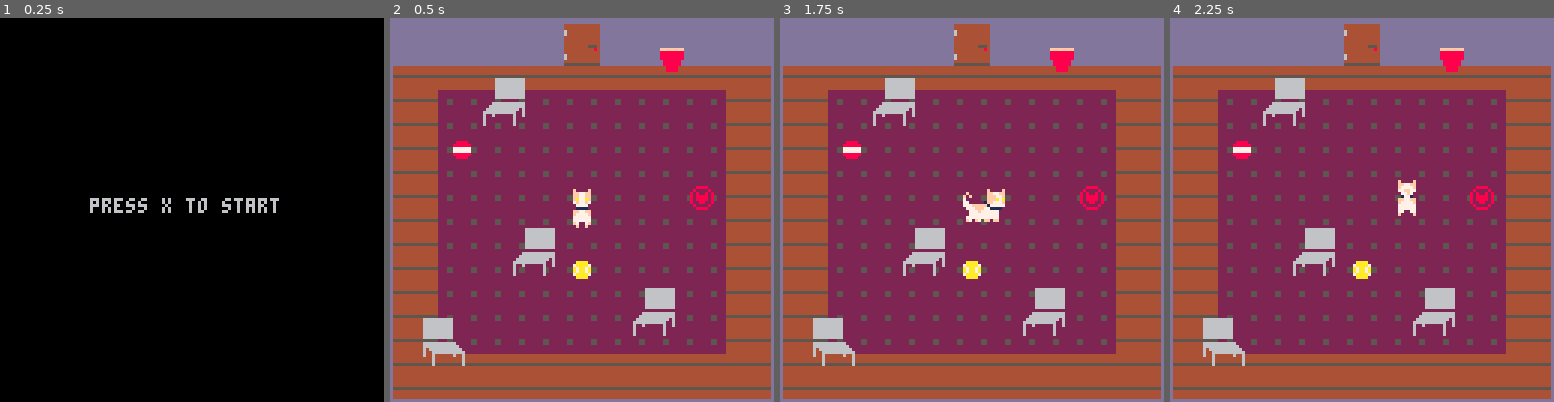
Above: before the commit, frames 1-4 (left to right).
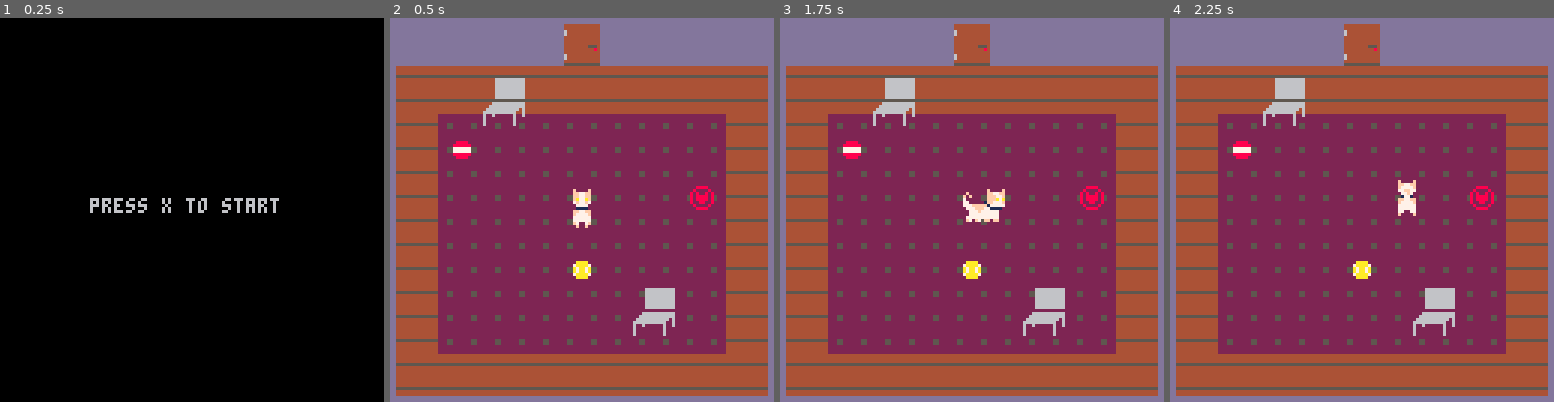
Above: after the commit, the same moments.

Repository: Mpgrime/GameDesign
Game: PICO-8 cartridge catgame.p8
Same seed, same stepped clock (60 frames per second), same inputs: the game is played once before the commit and once after it.
Inputs:
- Up to frame 1 (0.25 s): no input
- Up to frame 2 (0.5 s): tap X (X key) at 0.33 s
- Up to frame 3 (1.75 s): tap O (Z key) at 0.7, 1.7 s; tap X (X key) at 1.07 s; hold Right from 1.6 s (still down)
- Up to frame 4 (2.25 s): tap X (X key) at 1.85 s; release Right at 2.1 s; tap O (Z key) at 2.1 s; hold Up from 2.15 s (still down)

Frame 1 is identical in both runs. In frame 2, 8.1% of the frame differs, in the area x 0-100%, y 7-100%; in frame 3, 8.1%; in frame 4, 8.1%.

Commit message:
Updated button puzzle
The code around the button puzzle is outdated and needs to be merged with the most recent version. The map also has some new things

Diff:
--- a/catgame.p8
+++ b/catgame.p8
@@ -7,21 +7,114 @@
 
 --global variable
 flist = {0,0,0}
+--prevents btnp from repeating inputs
+--goes directly into memory
+poke(0x5f5c,255)
+
 
 function _init()
  title_init()
 end
 
-
 function _update()
 
 end
 
-
 function _draw()
 
 end
-
+-->8
+--[init tab]
+
+--start for title screen
+function title_init()
+	--states
+	_update = title_update
+	_draw = title_draw
+end
+
+--start of room1 gameplay
+function game_init()
+	--set state
+	_update = game_update
+	_draw = map_draw
+
+ frame=1
+ pose=7 --frame when still
+
+ --player cat class/table
+ cat={
+	x=56,y=56,w=14,h=14, --position(x,y), width, height
+ 	size=2,flipped=false --sprite size, flipping the sprite
+ }
+
+ --chair class/table
+ chair={
+ 	x={232,80,30,135},y={107,90,20,74}, --chair locations
+ 	bx={232,80,30,135},by={115,98,28,82}, --chair bottom locations
+ 	w=14,h=16,bw=14,bh=7 --chair/chair bottom width/height
+ }
+
+	--magic_sign class/table
+ msign={
+	x=100,y=56,w=8,h=8,
+	size=1,frame=13
+ }
+
+ --ball class/table
+ ball={x={60,20},y={80,40},w=6,h=6}
+
+ --cup class/table
+ cup={
+	x=224,y=26,w=8,h=8,
+ 	size=1,frame=38,flipped=false --flip=true if reflected
+ }
+ --couch class/table
+ couch={
+ 	x=432,y=30,w=32,h=14,
+ 	sizex=4,sizey=2,frame=108
+ }
+ --button class/table
+ --frames[1,2,etc] = not pushed
+ --+frames[1+1,2+1,etc] = pushed
+ pushbtn={
+ 	x={268,268,364,364},y={47,22,47,22},
+ 	w=8,h=8,size=1,frame={112,114,116,118},
+ 	rc=0
+ }
+
+ --global table for house puzzle
+ --in theory: whenever player presses a color,
+ --it gets added here. if table = answer table,
+ --then puzzle solved
+ attempt_h={}
+
+ --door class/table
+ door = {
+	x={56,56,64,64},y={8,0,8,0}, -- positions
+	frame={89,73,90,74},w=8,h=8, -- frames and hitbox
+	unlocked=false -- open or not
+ }
+
+  --level class/table (currently unused, but will probably be useful)
+ level={"house","forest","factory"}
+
+  --house class/table
+ house={
+	  rx={0,32,16,48,16,48}, --x-pos for rooms/screen house level (remember it uses top-left corner)
+	  ry={0,0,0,0,16,16}, --y-pos for rooms/screen of house level
+	  props={}
+ }
+ --unused classes for future levels
+ forest={}
+ factory={}
+	--is the puzzle solved
+	puzSolve = false
+	--showEnd
+	showEnd = false
+	stage = 0
+
+end
 -->8
 --[update tab]
 
@@ -37,19 +130,22 @@
 	flist={pose,pose,pose} --if no buttons pressed, canmove=true
 
 	--frame change
- if frame<3.9 then
- 	frame+=.3 --sets anim speed
- else
- 	frame=1
- end
- for i=1,4 do
- 	if collision(cat.x,cat.y,cat.w,cat.h, door.x[i],door.y[i],door.w,door.h)
-	and door.unlocked == true then
-		stage = 1
-	end
-end
- player_ctrl()
- signswitch()
+ 	if frame<3.9 then
+ 		frame+=.3 --sets anim speed
+ 	else
+ 		frame=1
+ 	end
+ 	for i=1,4 do
+ 		if collision(cat.x,cat.y,cat.w,cat.h, door.x[i],door.y[i],door.w,door.h)
+		and door.unlocked == true then
+			cat.x=312
+			cat.y=111
+		end
+	end
+ 	player_ctrl()
+ 	stage_check(cat,house)
+ 	signswitch()
+ 	colorcombo_house(cat,pushbtn)
 end
 
 function player_ctrl()
@@ -63,9 +159,9 @@
  			canmove=false
  		end
 		--if col w/ mapedge, can't move:
-		if cat.y-1 < 3 then
-			canmove = false
-		end
+		--if cat.y-1 < 3 then
+		--	canmove = false
+		--end
  		--if col w/ ball, ball moves:
  		if i<3 and collision(cat.x,cat.y-1,cat.w,cat.h,
  		ball.x[i],ball.y[i],ball.w,ball.h) then
@@ -98,9 +194,9 @@
  			canmove=false
  		end
 		--if col w/ mapedge, can't move:
-		if cat.y + 1 > 115 then
-			canmove = false
-		end
+		--if cat.y + 1 > 115 then
+		--	canmove = false
+		--end
  		--if col w/ ball, ball moves:
  		if i<3 and collision(cat.x,cat.y+1,cat.w,cat.h,
  		ball.x[i],ball.y[i],ball.w,ball.h) then
@@ -127,9 +223,9 @@
  			canmove=false
  		end
 		-- if col w/ mapedge, can't move:
-		if cat.x - 1 < 0 then
-			canmove = false
-		end
+		--if cat.x - 1 < 0 then
+		--	canmove = false
+		--end
  		--if col w/ ball, ball moves:
  		if i<3 and collision(cat.x-1,cat.y,cat.w,cat.h,
  		ball.x[i],ball.y[i],ball.w,ball.h) then
@@ -159,9 +255,9 @@
  			canmove=false
  		end
 		--if col w/map edge, can't move:
-		if cat.x + 1 == 115 then
-			canmove = false
-		end
+		--if cat.x + 1 == 115 then
+		--	canmove = false
+		--end
  		--if col w/ ball, ball moves:
  		if i<3 and collision(cat.x+1,cat.y,cat.w,cat.h,
  		ball.x[i],ball.y[i],ball.w,ball.h) then
@@ -186,21 +282,135 @@
  end
 end
 
+--by inputting the player(cat) and the stage,
+--this function checks which screen/room the player is at.
+function stage_check(p,s)
+	local playertilex=flr(p.x/128)*16
+	local playertiley=flr(p.y/128)*16
+	local screen=0
+
+	if (playertilex==s.rx[1])
+	and (playertiley==s.ry[1]) then
+		screen = 1 --starting room
+	end
+	if (playertilex==s.rx[2])
+	and (playertiley==s.ry[2]) then
+		screen = 2 --central room
+	end
+	if (playertilex==s.rx[3])
+	and (playertiley==s.ry[3]) then
+		screen = 3 --leftmost room
+	end
+	if (playertilex==s.rx[4])
+	and (playertiley==s.ry[4]) then
+		screen = 4 --rightmost room
+	end
+	if (playertilex==s.rx[5])
+	and (playertiley==s.ry[5]) then
+		screen = 5 --down from room3
+	end
+	if (playertilex==s.rx[6])
+	and (playertiley==s.ry[6]) then
+		screen = 6 --down from room4
+	end
+
+	return screen
+end
+
+--function for operating the color combination puzzle in the house level
+function colorcombo_house(p,b)
+	local solved=false
+	local answer={"r","g","b","y"}
+
+	if collision(p.x,p.y,p.w,p.h,
+	b.x[1],b.y[1],b.w,b.h) and
+	btnp(❎) then
+		b.frame[1]=113
+		add(attempt_h,"r")
+
+		if(count(attempt_h)!=1) then
+			attempt_h = {}
+			reset_buttons(b)
+		end
+	end
+
+	if collision(p.x,p.y,p.w,p.h,
+	b.x[2],b.y[2],b.w,b.h) and
+	btnp(❎) then
+		b.frame[2]=115
+		add(attempt_h,"g")
+
+		if(count(attempt_h)!=2) then
+			attempt_h = {}
+			reset_buttons(b)
+		end
+	end
+
+	if collision(p.x,p.y,p.w,p.h,
+	b.x[3],b.y[3],b.w,b.h) and
+	btnp(❎) then
+		b.frame[3]=117
+		add(attempt_h,"b")
+
+		if(count(attempt_h)!=3) then
+			attempt_h = {}
+			reset_buttons(b)
+		end
+	end
+
+	if collision(p.x,p.y,p.w,p.h,
+	b.x[4],b.y[4],b.w,b.h) and
+	btnp(❎) then
+		b.frame[4]=119
+		add(attempt_h,"y")
+
+		if(count(attempt_h)!=4) then
+			attempt_h = {}
+			reset_buttons(b)
+		end
+	end
+
+	if count(attempt_h)==4 then
+		solved=true
+	elseif count(attempt_h)>4 then
+		solved=false
+		while count(attempt_h)>0 do
+			deli(attempt_h)
+		end
+	else
+		solved=false
+	end
+
+	return count(attempt_h)
+	--supposed to return solved
+	--if player presses colors in
+	--right order
+end
+
+-- resets all buttons from button puzzle to not being pushed
+function reset_buttons(b)
+	b.frame[1]=112
+	b.frame[2]=114
+	b.frame[3]=116
+	b.frame[4]=118
+end
+
 --sign turns green when red ball touches it
 function signswitch()
 	if collision(ball.x[2],ball.y[2],ball.w,ball.h,
 	msign.x,msign.y,msign.w,msign.h) then
-		msign.frame=125
-		puzSolve = true
-		door.unlocked = true
-		door.frame = {91,75,92,76}
+		msign.frame=14
+		puzSolve=true
+		door.unlocked=true
+		door.frame={91,75,92,76}
 	else
-		puzSolve = false
-		msign.frame = 124
-		door.unlocked = false
-		door.frame = {89,73,90,74}
-	end
-end
+		puzSolve=false
+		msign.frame=13
+		door.unlocked=false
+		door.frame={89,73,90,74}
+	end
+end
+
 
 --returns true if 2 objs collided
 function collision(
@@ -230,13 +439,15 @@
 --draws title screen stuff
 function title_draw()
 	cls()
-	print("press x to start", 30, 60)
+	print("press x to start",30,60)
 end
 
 --draws first room map
 function map_draw()
-	cls(12)
- map(0,0,0,0,16,16) --draws map
+	cls()
+ map(0,0,0,0,128,64) --draws map
+ room_cam(cat)
+ interactbles_draw()
  player_draw()
  props_draw()
 end
@@ -249,15 +460,26 @@
  	--spr(framenum,x,y,framesize,framesize,flipped?)
 end
 
+--made a seperate function for objects
+--that player will use
+function interactbles_draw()
+ --ball sprite
+ spr(44,ball.x[1],ball.y[1],1,1)
+ spr(60,ball.x[2],ball.y[2],1,1)
+ --magic sign
+ spr(msign.frame,msign.x,msign.y,msign.size,msign.size)
+	spr(pushbtn.frame[1],pushbtn.x[1],pushbtn.y[1],pushbtn.size,pushbtn.size)
+	spr(pushbtn.frame[2],pushbtn.x[2],pushbtn.y[2],pushbtn.size,pushbtn.size)
+	spr(pushbtn.frame[3],pushbtn.x[3],pushbtn.y[3],pushbtn.size,pushbtn.size)
+	spr(pushbtn.frame[4],pushbtn.x[4],pushbtn.y[4],pushbtn.size,pushbtn.size)
+end
+
 function props_draw()
---chair + ball sprites:
+ --chair sprites:
  spr(42,chair.x[1],chair.y[1],2,2)
  spr(42,chair.x[2],chair.y[2],2,2)
  spr(42,chair.x[3],chair.y[3],2,2)
  spr(42,chair.x[4],chair.y[4],2,2,true)
- spr(44,ball.x[1],ball.y[1],1,1)
- spr(60,ball.x[2],ball.y[2],1,1)
-
  --bottoms of chairs sprites
  spr(45,chair.bx[1],chair.by[1],2,2)
  spr(45,chair.bx[2],chair.by[2],2,2)
@@ -269,293 +491,256 @@
  --water sprite:
  if cup.frame==54 then
  	if cup.flipped then
- 		spr(39,98,10,1,1,true)
+ 		spr(39,232,26,1,1,true)
  	else
- 		spr(39,82,10,1,1)
+ 		spr(39,216,26,1,1)
  	end
  end
- --door
+
+ --door sprite
  spr(door.frame[1],door.x[1],door.y[1])
  spr(door.frame[2],door.x[2],door.y[2])
  spr(door.frame[3],door.x[3],door.y[3])
  spr(door.frame[4],door.x[4],door.y[4])
- --magic sign
- spr(msign.frame,msign.x,msign.y,msign.size,msign.size)
-end
--->8
---[init tab]
-
---start for title screen
-function title_init()
-	--states
-	_update = title_update
-	_draw = title_draw
-end
-
---start of room1 gameplay
-function game_init()
-	--set state
-	_update = game_update
-	_draw = map_draw
-
- frame=1
- pose=7 --frame when still
-
- --player cat class/table
- cat={
-	x=56,y=56,w=14,h=14, --position(x,y), width, height
- 	size=2,flipped=false --sprite size, flipping the sprite
- }
-
- --chair class/table
- chair={
- 	x={40,80,30,10},y={70,90,20,100}, --chair locations
- 	bx={40,80,30,10},by={78,98,28,108}, --chair bottom locations
- 	w=14,h=16,bw=14,bh=7 --chair/chair bottom width/height
- }
-
-	--magic_sign class/table
- msign={
-	x=100,y=56,w=8,h=8,
-	size=1,frame=124
- }
-
- --ball class/table
- ball={x={60,20},y={80,40},w=6,h=6}
-
- --cup class/table
- cup={
-	x=90,y=10,w=8,h=8,
- 	size=1,frame=38,flipped=false --flip=true if reflected
- }
- --door class / table
- door = {
-	x={56,56,64,64},y={8,0,8,0}, -- positions
-	frame={89,73,90,74},w=8,h=8, -- frames and hitbox
-	unlocked=false -- open or not
- }
- --stage class
- stage = {
-	map = {},
-	props = {}
-
- }
-	--is the puzzle solved
-	puzSolve = false
-	--showEnd
-	showEnd = false
-	stage = 0
-
-end
-…(195 lines of a section not shown)…
+ --couch sprite
+	spr(couch.frame,couch.x,couch.y,couch.sizex,couch.sizey)
+
+end
+
+--changes the camera to whichever screen/room...
+--the player is moving towards to.
+function room_cam(p)
+	local mapx=flr(p.x/128)*16
+	local mapy=flr(p.y/128)*16
+	camera(mapx*8,mapy*8)
+end
+…(194 lines of a section not shown)…
+__gff__
+0000000000000000000000000000000000000000000000000000000000000000000000000000000000000000000000000000000000000000000000000000000000000000000100000100000000000000000000000000010101000000000000000000000000000000000000000000000000000000000000000000000000000000
+0000000000000000000000000000000000000000000000000000000000000000000000000000000000000000000000000000000000000000000000000000000000000000000000000000000000000000000000000000000000000000000000000000000000000000000000000000000000000000000000000000000000000000
 __map__
-474847484748474b4c4847484748474800000000000000000000000000000000000000000000000000000000000000000000000000000000000000000000000000000000000000000000000000000000000000000000000000000000000000000000000000000000000000000000000000000000000000000000000000000000
-575857585758575b5c5857585758575800000000000000000000000000000000000000000000000000000000000000000000000000000000000000000000000000000000000000000000000000000000000000000000000000000000000000000000000000000000000000000000000000000000000000000000000000000000
-4043434343434343434343434343434500000000000000000000000000000000000000000000000000000000000000000000000000000000000000000000000000000000000000000000000000000000000000000000000000000000000000000000000000000000000000000000000000000000000000000000000000000000
-4043464646464646464646464646434500000000000000000000000000000000000000000000000000000000000000000000000000000000000000000000000000000000000000000000000000000000000000000000000000000000000000000000000000000000000000000000000000000000000000000000000000000000
-4043464646464646464646464646434500000000000000000000000000000000000000000000000000000000000000000000000000000000000000000000000000000000000000000000000000000000000000000000000000000000000000000000000000000000000000000000000000000000000000000000000000000000
-4043464646464646464646464646434500000000000000000000000000000000000000000000000000000000000000000000000000000000000000000000000000000000000000000000000000000000000000000000000000000000000000000000000000000000000000000000000000000000000000000000000000000000
-4043464646464646464646464646434500000000000000000000000000000000000000000000000000000000000000000000000000000000000000000000000000000000000000000000000000000000000000000000000000000000000000000000000000000000000000000000000000000000000000000000000000000000
-4043464646464646464646464646434500000000000000000000000000000000000000000000000000000000000000000000000000000000000000000000000000000000000000000000000000000000000000000000000000000000000000000000000000000000000000000000000000000000000000000000000000000000
-4043464646464646464646464646434500000000000000000000000000000000000000000000000000000000000000000000000000000000000000000000000000000000000000000000000000000000000000000000000000000000000000000000000000000000000000000000000000000000000000000000000000000000
-4043464646464646464646464646434500000000000000000000000000000000000000000000000000000000000000000000000000000000000000000000000000000000000000000000000000000000000000000000000000000000000000000000000000000000000000000000000000000000000000000000000000000000
-4043464646464646464646464646434500000000000000000000000000000000000000000000000000000000000000000000000000000000000000000000000000000000000000000000000000000000000000000000000000000000000000000000000000000000000000000000000000000000000000000000000000000000
-4043464646464646464646464646434500000000000000000000000000000000000000000000000000000000000000000000000000000000000000000000000000000000000000000000000000000000000000000000000000000000000000000000000000000000000000000000000000000000000000000000000000000000
-4043464646464646464646464646434500000000000000000000000000000000000000000000000000000000000000000000000000000000000000000000000000000000000000000000000000000000000000000000000000000000000000000000000000000000000000000000000000000000000000000000000000000000
-4043464646464646464646464646434500000000000000000000000000000000000000000000000000000000000000000000000000000000000000000000000000000000000000000000000000000000000000000000000000000000000000000000000000000000000000000000000000000000000000000000000000000000
-4043434343434343434343434343434500000000000000000000000000000000000000000000000000000000000000000000000000000000000000000000000000000000000000000000000000000000000000000000000000000000000000000000000000000000000000000000000000000000000000000000000000000000
-4144444444444444444444444444444200000000000000000000000000000000000000000000000000000000000000000000000000000000000000000000000000000000000000000000000000000000000000000000000000000000000000000000000000000000000000000000000000000000000000000000000000000000
+47474747474747494a4747474747474747474747474747474747474747474747474747474747474747474747474747474747474747474747474747474747474700000000000000000000000000000000000000000000444444444444440000000000000000000000000000000000000000000000000000000000000000000000
+47474747474747595a4747474747474747505150515051525350515051505147474747474747474747474747474747474747474747474747474747474747474700000000000000000000000000000000000000000000000000000000000000000000000000000000000000000000000000000000000000000000000000000000
+4043434343434343434343434343434556606160616061626360616061606157404343434343434343434343434343454043434343434343434343434343434500000000000000000000000000000000000000000000000000000000000000000000000000000000000000000000000000000000000000000000000000000000
+4043434343434343434343434343434558484848484848484848484848484857404343434343434343434343434343454043434343434343434343434343434500000000000000000000000000000000000000000000000000000000000000000000000000000000000000000000000000000000000000000000000000000000
+4043464646464646464646464646434558484848484848484848484848484857404343434343434343434343434343454043434343434343434343434343434500000000000000000000000000000000000000000000000000000000000000000000000000000000000000000000000000000000000000000000000000000000
+4043464646464646464646464646434558484848484848484848484848484857404343434343434343434343434343454043434343434343434343434343434500000000000000000000000000000000000000000000000000000000000000000000000000000000000000000000000000000000000000000000000000000000
+4043464646464646464646464646434558484848484848484848484848484857404343434343434343434343434343454043434343434343434343434343434500000000000000000000000000000000000000000000000000000000000000000000000000000000000000000000000000000000000000000000000000000000
+4043464646464646464646464646434558484848434343434343434343434345404343434343434343434343434343454043434343436b6b6b6b43434343434500000000000000000000000000000000000000000000000000000000000000000000000000000000000000000000000000000000000000000000000000000000
+4043464646464646464646464646434558484848434343434343434343434343434343434343434343434343434343434343434343436b6b6b6b43434343434500000000000000000000000000000000000000000000000000000000000000000000000000000000000000000000000000000000000000000000000000000000
+4043464646464646464646464646434558484843434343434343434343434343434343434343434343434343434343434343434343436b6b6b6b43434343434500000000000000000000000000000000000000000000000000000000000000000000000000000000000000000000000000000000000000000000000000000000
+4043464646464646464646464646434558484343434343434343434343434345404343434343434343434343434343454043434343434343434343434343434500000000000000000000000000000000000000000000000000000000000000000000000000000000000000000000000000000000000000000000000000000000
+4043464646464646464646464646434540434343434343434343434343434345404343434343434343434343434343454043434343434343434343434343434500000000000000000000000000000000000000000000000000000000000000000000000000000000000000000000000000000000000000000000000000000000
+4043464646464646464646464646434540434343434343434343434343434345404343434343434343434343434343454043434343434343434343434343434500000000000000000000000000000000000000000000000000000000000000000000000000000000000000000000000000000000000000000000000000000000
+4043464646464646464646464646434540434343434343434343434343434345404343434343434343434343434343454043434343434343434343434343434500000000000000000000000000000000000000000000000000000000000000000000000000000000000000000000000000000000000000000000000000000000
+4043434343434343434343434343434540434343434343434343434343434345404343434343434343434343434343454043434343434343434343434343434500000000000000000000000000000000000000000000000000000000000000000000000000000000000000000000000000000000000000000000000000000000
+4144444444444444444444444444444241444444444444434344444444444442414444444444444343444444444444424144444444444443434444444444444200000000000000000000000000000000000000000000000000000000000000000000000000000000000000000000000000000000000000000000000000000000
+0000000000000000000000000000000047474747474747434347474747474747000000000000000000000000000000004747474747474743434747474747474700000000000000000000000000000000000000000000000000000000000000000000000000000000000000000000000000000000000000000000000000000000
+0000000000000000000000000000000047474747474747434347474747474747000000000000000000000000000000004747474747474743434747474747474700000000000000000000000000000000000000000000000000000000000000000000000000000000000000000000000000000000000000000000000000000000
+0000000000000000000000000000000040434343434343434343434343434345000000000000000000000000000000004043434343434343434343434343434500000000000000000000000000000000000000000000000000000000000000000000000000000000000000000000000000000000000000000000000000000000
+0000000000000000000000000000000040434343434343434343434343434345000000000000000000000000000000004043434343434343434343434343434500000000000000000000000000000000000000000000000000000000000000000000000000000000000000000000000000000000000000000000000000000000
+0000000000000000000000000000000040434343434343434343434343434345000000000000000000000000000000004043434343434343434343434343434500000000000000000000000000000000000000000000000000000000000000000000000000000000000000000000000000000000000000000000000000000000
+0000000000000000000000000000000040434343434343434343434343434345000000000000000000000000000000004043434343434343434343434343434500000000000000000000000000000000000000000000000000000000000000000000000000000000000000000000000000000000000000000000000000000000
+0000000000000000000000000000000040434343434343434343434343434345000000000000000000000000000000004043434343434343434343434343434500000000000000000000000000000000000000000000000000000000000000000000000000000000000000000000000000000000000000000000000000000000
+0000000000000000000000000000000040434343434343434343434343434345000000000000000000000000000000004043434343434343434343434343434500000000000000000000000000000000000000000000000000000000000000000000000000000000000000000000000000000000000000000000000000000000
+0000000000000000000000000000000040434343434343434343434343434345000000000000000000000000000000004043434343434343434343434343434500000000000000000000000000000000000000000000000000000000000000000000000000000000000000000000000000000000000000000000000000000000
+0000000000000000000000000000000040434343434343434343434343434345000000000000000000000000000000004043434343434343434343434343434500000000000000000000000000000000000000000000000000000000000000000000000000000000000000000000000000000000000000000000000000000000
+0000000000000000000000000000000040434343434343434343434343434345000000000000000000000000000000004043434343434343434343434343434500000000000000000000000000000000000000000000000000000000000000000000000000000000000000000000000000000000000000000000000000000000
+0000000000000000000000000000000040434343434343434343434343434345000000000000000000000000000000004043434343434343434343434343434500000000000000000000000000000000000000000000000000000000000000000000000000000000000000000000000000000000000000000000000000000000
+0000000000000000000000000000000040434343434343434343434343434345000000000000000000000000000000004043434343434343434343434343434500000000000000000000000000000000000000000000000000000000000000000000000000000000000000000000000000000000000000000000000000000000
+0000000000000000000000000000000040434343434343434343434343434345000000000000000000000000000000004043434343434343434343434343434500000000000000000000000000000000000000000000000000000000000000000000000000000000000000000000000000000000000000000000000000000000
+0000000000000000000000000000000040434343434343434343434343434345000000000000000000000000000000004043434343434343434343434343434500000000000000000000000000000000000000000000000000000000000000000000000000000000000000000000000000000000000000000000000000000000
+0000000000000000000000000000000041444444444444444444444444444442000000000000000000000000000000004144444444444444444444444444444200000000000000000000000000000000000000000000000000000000000000000000000000000000000000000000000000000000000000000000000000000000
Not shown, changed: 45 lines of the sprite sheet (__gfx__) section of catgame.p8
Not shown, changed: the thumbnail (__label__) section of catgame.p8
